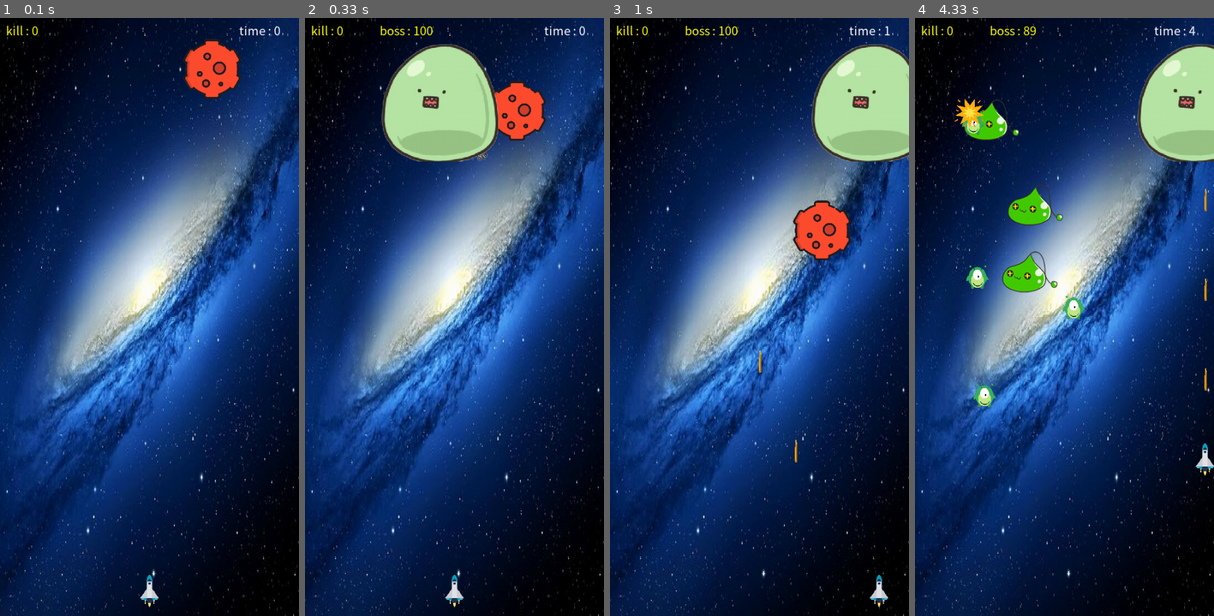
Above: before the commit, frames 1-4 (left to right).
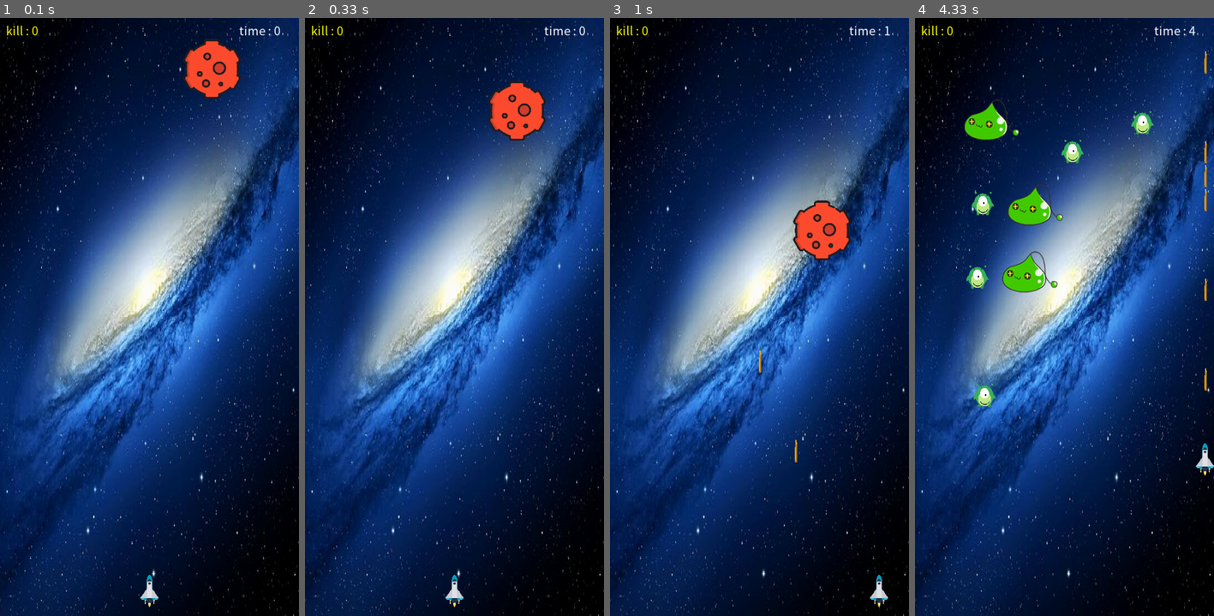
Above: after the commit, the same moments.

Repository: KROOKIMWOOBIN/pygame-spaceship
Game: pygame game, started from Python2023_Game.py
Two runs of this game, one before a commit and one after it. Both use one fixed random seed, a clock stepped at 60 frames per second and the inputs below.
Inputs:
- Up to frame 1 (0.1 s): no input
- Up to frame 2 (0.33 s): no input
- Up to frame 3 (1 s): tap Space at 0.33, 0.73 s; hold Right from 0.67 s (still down)
- Up to frame 4 (4.33 s): tap Space at 1.03, 1.23, 2.63, 3.4, 3.8, 4.1 s; release Right at 1.13 s; hold Up 1.17-1.47 s; hold Down 2.57-2.87 s; hold Up 3.33-3.7 s; hold Right from 3.73 s (still down)

Frame 1 is identical in both runs. In frame 2, 6.4% of the frame differs, in the area x 25-65%, y 1-24%; in frame 3, 5.6%; in frame 4, 5.4%.

Commit message:
마지막 아이템 추가만 하면 됨

Diff:
--- a/Python2023_Game.py
+++ b/Python2023_Game.py
@@ -39,8 +39,8 @@
 
 # 충돌 함수 정의
 def crash(a, b):
-    if (a.x + 25 - b.sx <= b.x) and (b.x <= a.x - 25 + a.sx):
-        if (a.y + 25 - b.sy <= b.y) and (b.y <= a.y - 25 + a.sy):
+    if (a.x - b.sx <= b.x) and (b.x <= a.x + a.sx):
+        if (a.y - b.sy <= b.y) and (b.y <= a.y + a.sy):
             return True
         else:
             return False
@@ -57,8 +57,7 @@
 rock_list = []  # 운석 리스트 추가
 hit_effects = []  # 피격 효과 객체를 저장할 리스트 생성
 title = "미사일 게임"
-background1 = pygame.image.load("배경화면.png").convert_alpha()
-background1 = pygame.transform.scale(background1, (500, 1000))
+background1 = pygame.image.load("스테이지1.png").convert_alpha()
 
 pygame.display.set_caption(title)
 
@@ -97,11 +96,12 @@
 m_list = [] # 총알
 item_list = [] # 아이템
 boss_list = [] # 보스
-
+bm_list = [] # 보스 총알
 start_time = datetime.now()
 
-
 while SB == 0:
+
+    background1 = pygame.transform.scale(background1, (500, 1000))
 
     # 4-1. FPS 설정
     clock.tick(60) # 1초에 60번 while문 반복
@@ -151,14 +151,30 @@
         mm.move = 10
         m_list.append(mm)
 
-    #if count % 2 == 0 and boss_list >= 0 : # 보스 미사일
-        #bm = imageManager()
-        #bm.put_img("총알.png")
-        #bm.change_size(50, 100)
-        #bm.x = ss.x - 100
-        #bm.y = 0
-        #bm.move = 10
-        #m_list.append(bm)
+    # 보스 총알
+    for boss in boss_list:
+        if count % 100 == 0:
+            mm = imageManager()
+            mm.put_img("총알.png")
+            mm.change_size(50, 100)
+            mm.x = round(boss.x + boss.sx/2 - mm.sx/2)
+            mm.y = boss.y + boss.sy + 10
+            mm.move = 5
+            bm_list.append(mm)
+
+    # Boss 총알 이동하기
+    dbm_list = []  # 보스 총알 삭제 리스트
+    for i in range(len(bm_list)):
+        bm = bm_list[i]
+        bm.y += bm.move
+        if bm.y > size[1]:
+            dbm_list.append(i)
+
+    dbm_list = list(set(dbm_list))  # 중복 제거
+
+    for d in dbm_list:
+        if d < len(bm_list):
+            del bm_list[d]
 
 
     # 화면에서 나간 미사일 지우기
@@ -169,12 +185,8 @@
         if m.y < -m.sy:
             d_list.append(i)
 
-    for d in d_list:
-        if d < len(m_list) :
-            del m_list[d]
-
     # 잡몹1
-    if random.random() > 0.98 :
+    if random.random() > 0.97 :
         aa = imageManager()
         aa.put_img("잡몹1.png")
         aa.change_size(80, 100)
@@ -182,9 +194,10 @@
         aa.y = 10
         aa.move = 3
         aa.hp = 2  # 체력을 2으로 설정
-        a_list.append(aa)
+        if not any(crash(aa, obj) for obj in [ss] + m_list + a_list + item_list + boss_list):
+            a_list.append(aa)
     # 잡몹2
-    if random.random() > 0.99 :
+    if random.random() > 0.98 :
         aa2 = imageManager()
         aa2.put_img("잡몹2.png")
         aa2.change_size(100, 100)
@@ -192,7 +205,8 @@
         aa2.y = 10
         aa2.move = 2
         aa2.hp = 3  # 체력을 3으로 설정
-        a_list.append(aa2)
+        if not any(crash(rock, obj) for obj in [ss] + m_list + a_list + item_list + boss_list):
+            a_list.append(aa2)
     # 아이템1
     if count % 1000 == 0 :
         item1 = imageManager()
@@ -203,7 +217,7 @@
         item1.move = 5
         item_list.append(item1)
     # 보스1
-    if count == 10 : # 보스 생성시간 수정해야 됨
+    if count == 1000 : # 보스 생성시간 수정해야 됨
         boss1 = imageManager()
         boss1.put_img("보스1.png")
         boss1.change_size(200, 200)
@@ -213,6 +227,7 @@
         boss1.hp = 100
         bhp = boss1.hp
         boss_list.append(boss1)
+        background1 = pygame.image.load("스테이지2.png").convert_alpha()
 
     # 운석 생성하기
     if delta_time % 10 == 0 and not any(rock.y > 0 and rock.y < size[1] for rock in rock_list):
@@ -229,6 +244,10 @@
         rock.y += rock.move
         if rock.y > size[1]:
             rock_list.remove(rock)
+
+    for bm in bm_list:
+        if crash(bm, ss) == True:
+            SB = 1  # 게임 종료
 
     # 비행기와 운석 충돌 처리
     for rock in rock_list:
@@ -286,8 +305,6 @@
                 hit_effects.append(effect)
                 pygame.time.set_timer(pygame.USEREVENT + 2, 200, True)
 
-
-
     for i in range(len(m_list)) :
         m = m_list[i]
         if crash(m, rock) :
@@ -309,7 +326,6 @@
     for b in dboss_list :
         if b >= 0 :
             del boss_list[b]
-
 
     # 비행기 vs 외계인 충돌하면 죽음
     for i in range(len(a_list)):
@@ -360,6 +376,9 @@
     for boss in boss_list :
         boss.show()
 
+    for bm in bm_list :
+        bm.show()
+
     # 텍스트 그리기
     # font = pygame.font.Font("C:/Windows/Fonts/ariblk.ttf")
     text_kill = font.render("kill : {} ". format(kill), True, (255, 255, 0))
Renamed: 배경화면.png -> 스테이지1.png
Binary file added: 스테이지2.png
